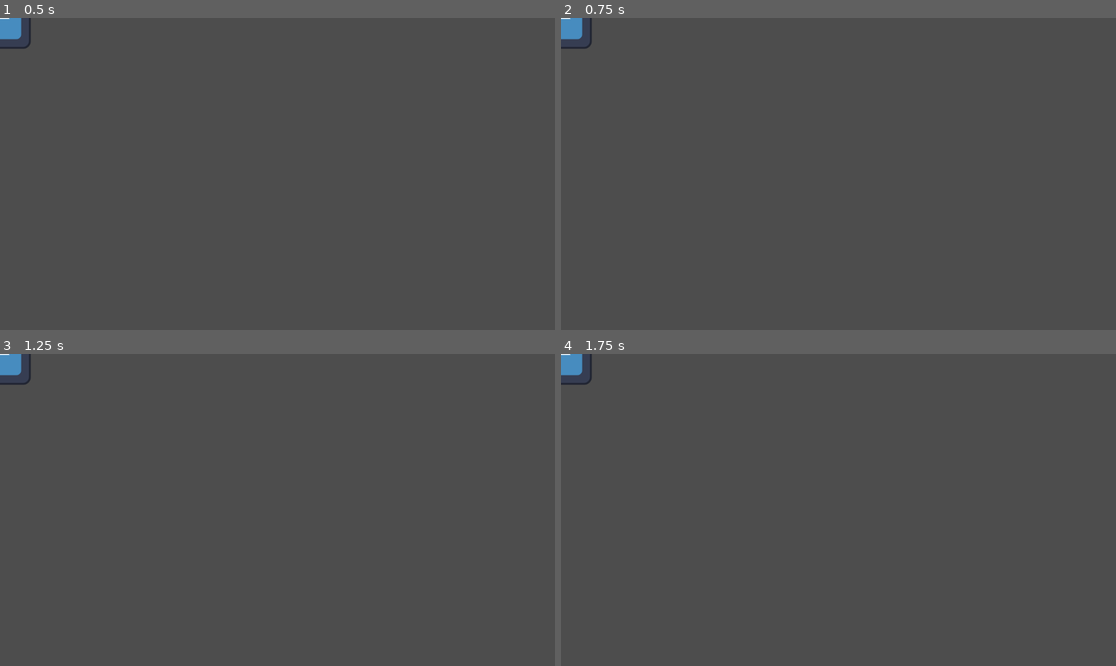
Above: before the commit, frames 1-4 (two rows, left to right).
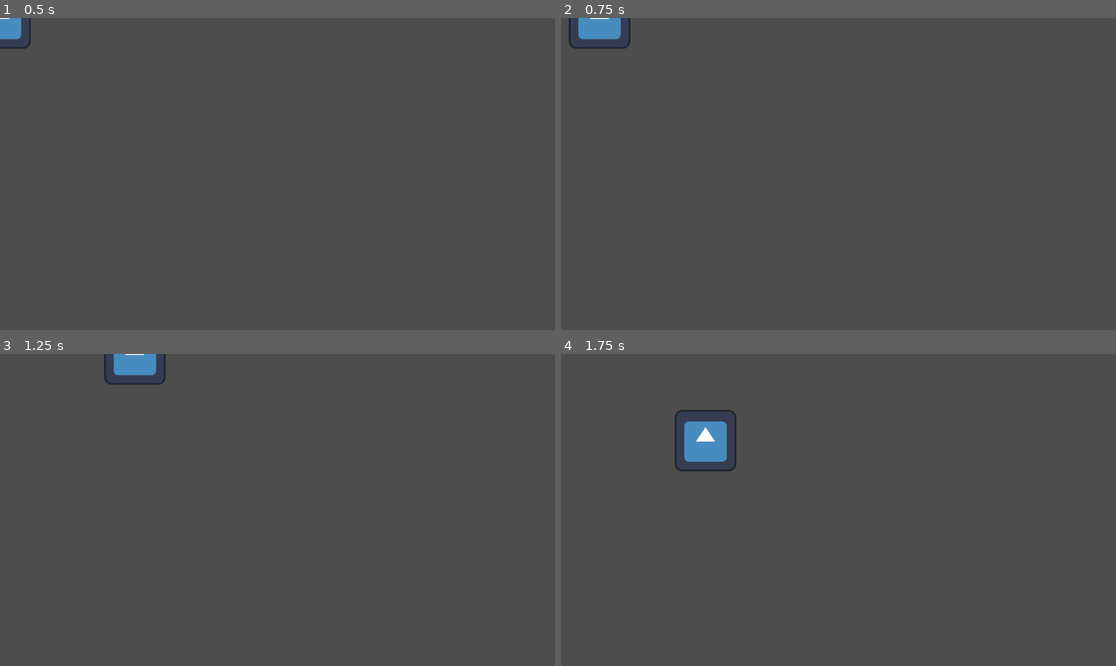
Above: after the commit, the same moments.

Repository: PieIsSpy/Scrapheap
Game: Godot game, scene res://entities/player/player.tscn
The game is run twice, just before and just after one commit, with the same random seed, the same clock (stepped at 60 frames per second) and the same inputs. The project has no main scene, so this scene is started directly. The engine's default icon, where the game draws it, is replaced by a stand-in: a white triangle on a blue panel in a dark square.
Inputs:
- Up to frame 1 (0.5 s): no input
- Up to frame 2 (0.75 s): tap Enter at 0.5 s; hold D (Right) from 0.53 s (still down)
- Up to frame 3 (1.25 s): keep holding D (Right)
- Up to frame 4 (1.75 s): release D (Right) at 1.28 s; hold S (Down) from 1.28 s (still down)

Frame 1 is identical in both runs. In frame 2, 0.8% of the frame differs, in the area x 0-13%, y 0-10%; in frame 3, 1.0%; in frame 4, 1.6%, in the area x 0-32%, y 0-38%.

Commit message:
feat: attached player movement script into the node

Diff:
--- a/entities/player/player.tscn
+++ b/entities/player/player.tscn
@@ -1,11 +1,13 @@
 [gd_scene format=3 uid="uid://b846i1hv4occo"]
 
+[ext_resource type="Script" uid="uid://dbd858xad0thx" path="res://entities/player/player_movement.gd" id="1_abrql"]
 [ext_resource type="Texture2D" uid="uid://dey6hyajpyjq3" path="res://assets/icon.svg" id="1_merdl"]
 
 [sub_resource type="RectangleShape2D" id="RectangleShape2D_b0kkn"]
 size = Vector2(114, 113)
 
 [node name="CharacterBody2D" type="CharacterBody2D" unique_id=1573787905]
+script = ExtResource("1_abrql")
 
 [node name="Sprite2D" type="Sprite2D" parent="." unique_id=835587389]
 texture = ExtResource("1_merdl")
